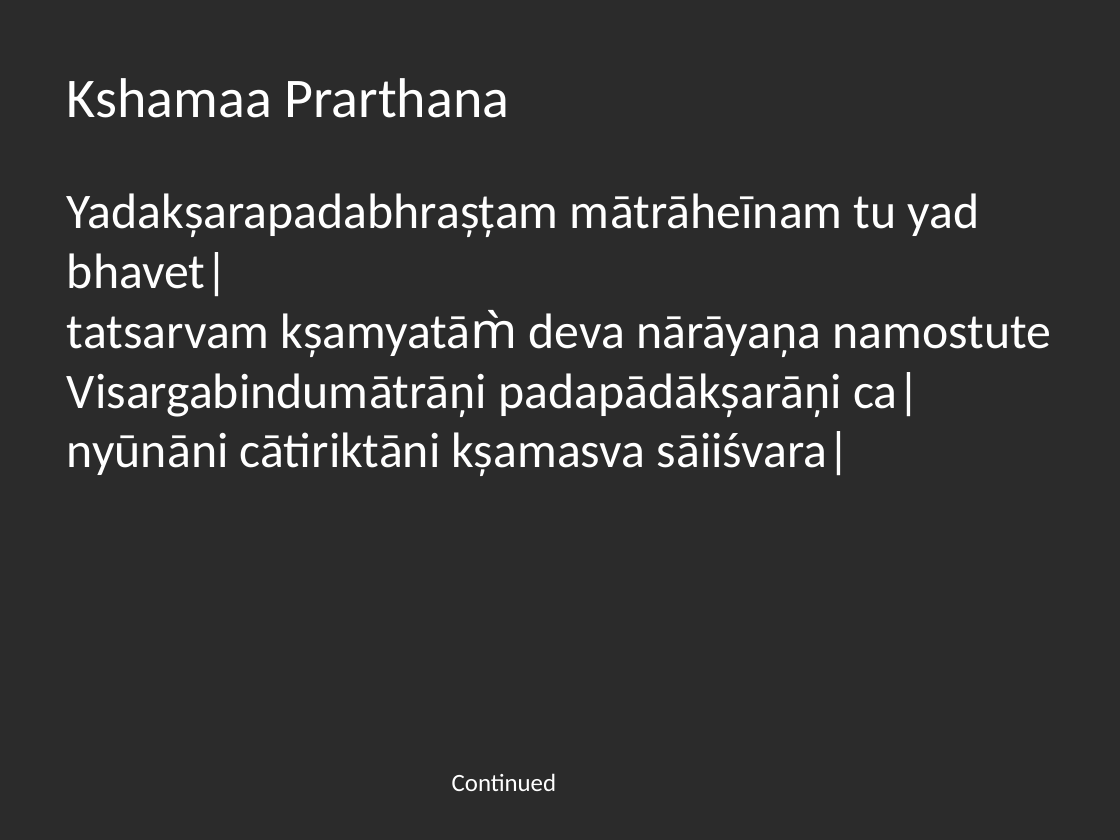
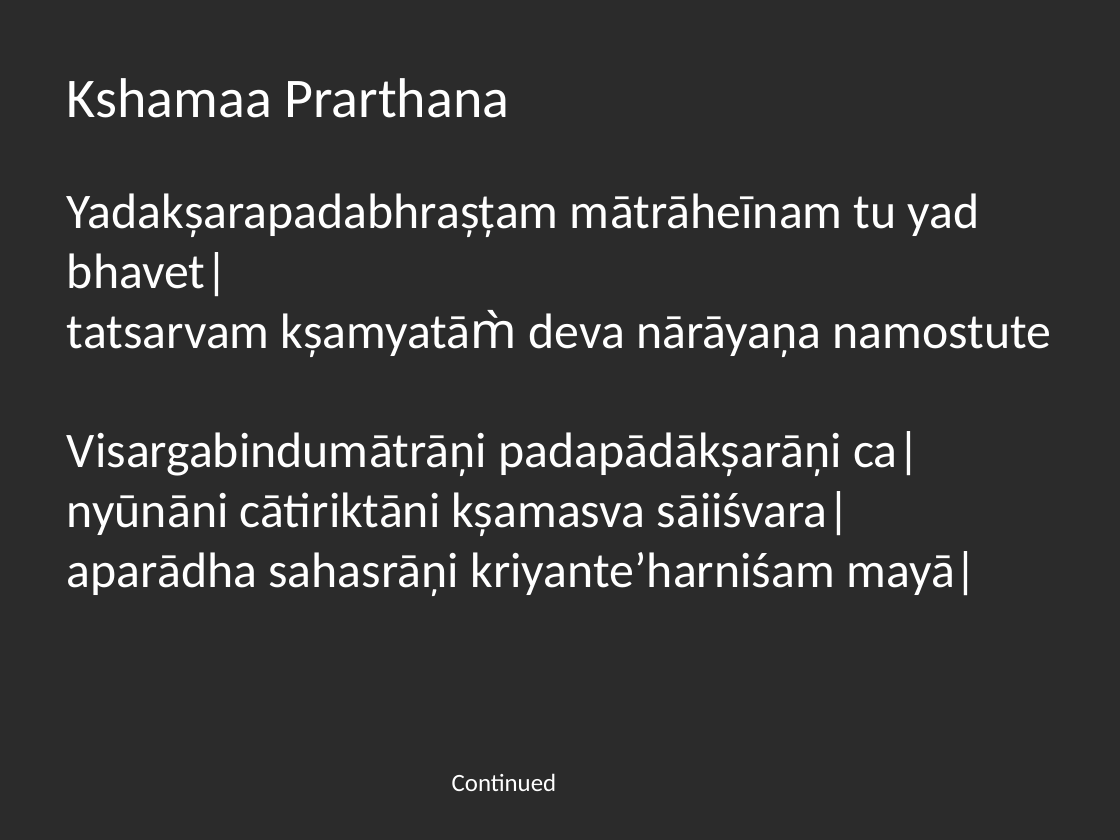
Before and after one commit to riteshreddyr/bhajanpresentationmaker, a slide deck: slide 10 of generated_ppts/bhajans.pptx (slide 7 before the commit). Drawn at 1120x840 pixels with LibreOffice and Linux fonts; fonts in the diff are those of the drawing; background and template pictures are left out; a plain dark background stands for a picture behind light text. Boxes give left, top, right and bottom in pixels: in the first picture for what was removed or moved away, otherwise in the second. Text is boxed around its words. In the diff, an @@ line names an element or a change of style, - is before the commit and + after.

```diff
--- a/generated_ppts/bhajans.pptx
+++ b/generated_ppts/bhajans.pptx
@@ text at [67, 193, 1052, 596]: text changed @@
-Yadakșarapadabhrașțam mātrāheīnam tu yad bhavet|
-tatsarvam kșamyatām̀ deva nārāyaņa namostute
-Visargabindumātrāņi padapādākșarāņi ca|
-nyūnāni cātiriktāni kșamasva sāiiśvara|
+Yadakșarapadabhrașțam mātrāheīnam tu yad bhavet|
+tatsarvam kșamyatām̀ deva nārāyaņa namostute
+Visargabindumātrāņi padapādākșarāņi ca|
+nyūnāni cātiriktāni kșamasva sāiiśvara|
+aparādha sahasrāņi kriyante’harniśam mayā|
```
Also in this commit, not shown: 5 other slides changed, 5 slides added, 4 slides removed, 2 other files.
